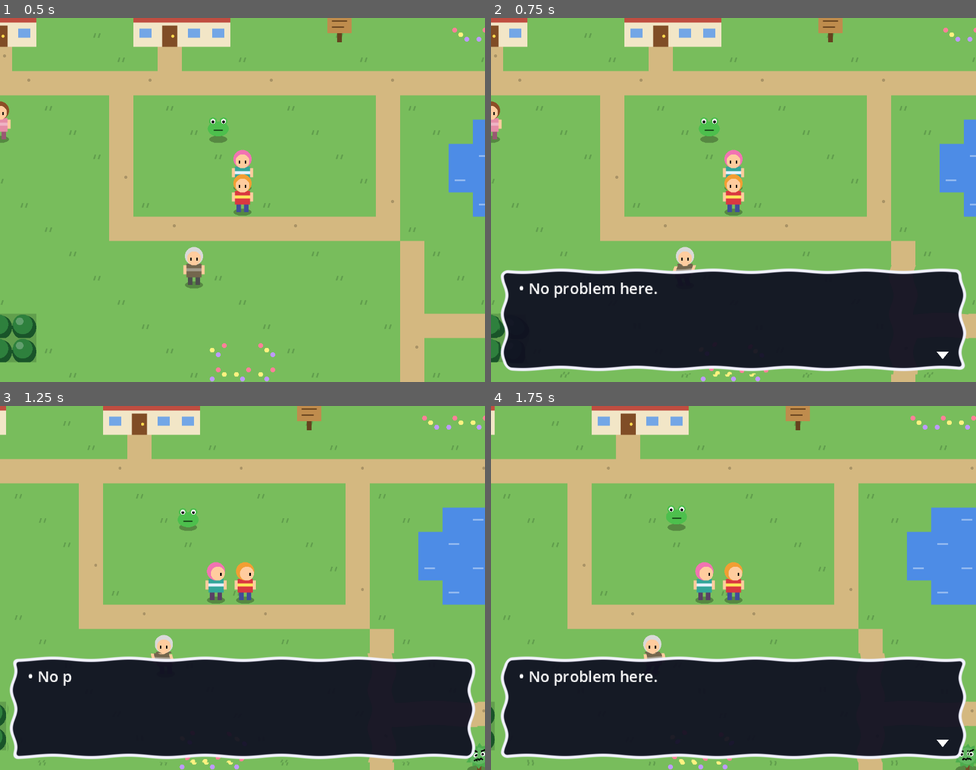
Above: before the commit, frames 1-4 (two rows, left to right).
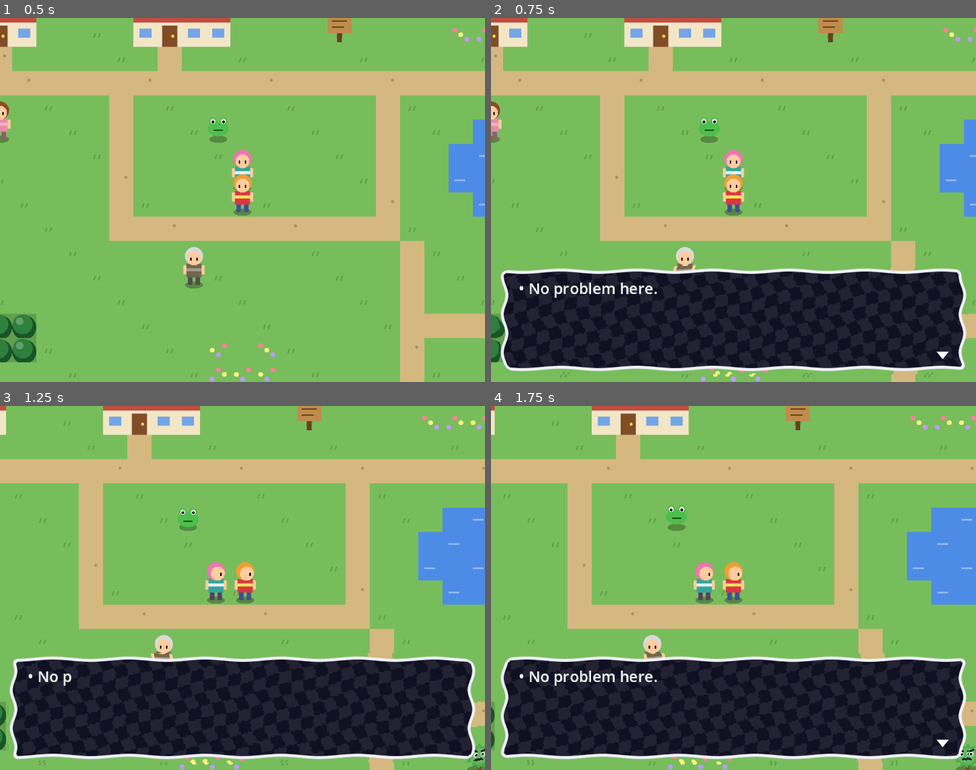
Above: after the commit, the same moments.

Repository: timesnewroman1289/mother_like_rpg
Game: Godot game, scene res://scenes/overworld.tscn
Same seed, same stepped clock (60 frames per second), same inputs: the game is played once before the commit and once after it.
Inputs:
- Up to frame 1 (0.5 s): no input
- Up to frame 2 (0.75 s): tap Enter at 0.5 s; hold Right (move_right) from 0.53 s (still down); hold Z (confirm) from 0.53 s (still down)
- Up to frame 3 (1.25 s): keep holding Right (move_right); keep holding Z (confirm); tap Space at 0.77, 1.07 s
- Up to frame 4 (1.75 s): release Right (move_right) at 1.28 s; release Z (confirm) at 1.28 s; hold Down (move_down) from 1.28 s (still down); tap Shift (run) at 1.35 s; tap Space at 1.52 s

Frame 1 is identical in both runs. In frame 2, 0.2% of the frame differs, in the area x 2-98%, y 69-97%; in frame 3, 0.2%; in frame 4, 0.2%.

Commit message:
Add a sliding, tilted checkerboard behind the dialogue text
New shaders/checker.gdshader fills the inside of the text box and the
Yes/No box. Its two shades follow the chosen text box colour. Toggle
with CHECKER in dialogue_box.gd.

Co-Authored-By: Claude Opus 5.5 <noreply@anthropic.com>

Diff:
--- a/scripts/ui/dialogue_box.gd
+++ b/scripts/ui/dialogue_box.gd
@@ -12,6 +12,9 @@
 ## Test: makes the boxes ripple. Tweak the look in shaders/wobble.gdshader.
 const WOBBLE := true
 const WobbleShader = preload("res://shaders/wobble.gdshader")
+## Test: a sliding checkerboard behind the text. Tweak it in shaders/checker.gdshader.
+const CHECKER := true
+const CheckerShader = preload("res://shaders/checker.gdshader")
 
 var _box: Panel
 var _label: Label
@@ -19,6 +22,7 @@
 var _choice_box: Panel
 var _choices: ChoiceList
 var _text_color := UIKit.TEXT
+var _checkers: Array = []
 
 var _lines: Array = []
 var _choice_labels: Array = []
@@ -57,6 +61,9 @@
 	if WOBBLE:
 		_add_wobble(_box)
 		_add_wobble(_choice_box)
+	if CHECKER:
+		_add_checker(_box)
+		_add_checker(_choice_box)
 	_apply_colors()
 
 
@@ -71,6 +78,29 @@
 	_choices.text_color = _text_color
 	_choices.hilite_color = c["hilite"]
 	_choices.select_bg = Color(_text_color, 0.14)
+	# The checker's second colour is a shade off the box colour: darker on
+	# light boxes, lighter on dark ones, so the text stays easy to read.
+	var bg: Color = c["bg"]
+	var shade := bg.darkened(0.08) if bg.get_luminance() > 0.5 else bg.lightened(0.08)
+	for checker in _checkers:
+		checker.material.set_shader_parameter("color_a", bg)
+		checker.material.set_shader_parameter("color_b", shade)
+
+
+## Fills the inside of the box (within the border) with the sliding checker.
+## It goes in as the box's very first child, so the wobble and text draw over it.
+func _add_checker(box: Control) -> void:
+	var border := 2.0
+	var checker := ColorRect.new()
+	checker.mouse_filter = MOUSE_FILTER_IGNORE
+	checker.position = Vector2(border, border)
+	checker.size = box.size - Vector2(border, border) * 2.0
+	checker.material = ShaderMaterial.new()
+	checker.material.shader = CheckerShader
+	checker.material.set_shader_parameter("box_size", checker.size)
+	box.add_child(checker)
+	box.move_child(checker, 0)
+	_checkers.append(checker)
 
 
 ## Lays a wobble-shader rectangle over the box, a little bigger so the border
--- /dev/null
+++ b/shaders/checker.gdshader
@@ -0,0 +1,27 @@
+// A tilted checkerboard that slides across the inside of a text box. The two
+// colours come from the text box colour preset (see dialogue_box.gd).
+// Play with the numbers!
+shader_type canvas_item;
+
+uniform vec4 color_a : source_color = vec4(0.06, 0.06, 0.13, 1.0);
+uniform vec4 color_b : source_color = vec4(0.12, 0.12, 0.22, 1.0);
+uniform vec2 box_size = vec2(300.0, 62.0); // set by the script, in game pixels
+uniform float square = 8.0;                // size of one square, in game pixels
+uniform float angle = 15.0;                // tilt, in degrees
+uniform vec2 velocity = vec2(10.0, 4.0);   // game pixels per second
+uniform float corner = 2.0;                // rounds off the corners to match the border
+
+void fragment() {
+	// Snap to whole game pixels so the edges look like pixel art.
+	vec2 p = floor(UV * box_size) + 0.5;
+
+	vec2 q = abs(p - box_size * 0.5) - (box_size * 0.5 - corner);
+	if (length(max(q, 0.0)) > corner) {
+		discard;
+	}
+
+	float a = radians(angle);
+	vec2 r = mat2(vec2(cos(a), sin(a)), vec2(-sin(a), cos(a))) * p - TIME * velocity;
+	vec2 cell = floor(r / square);
+	COLOR = mod(cell.x + cell.y, 2.0) < 1.0 ? color_a : color_b;
+}
